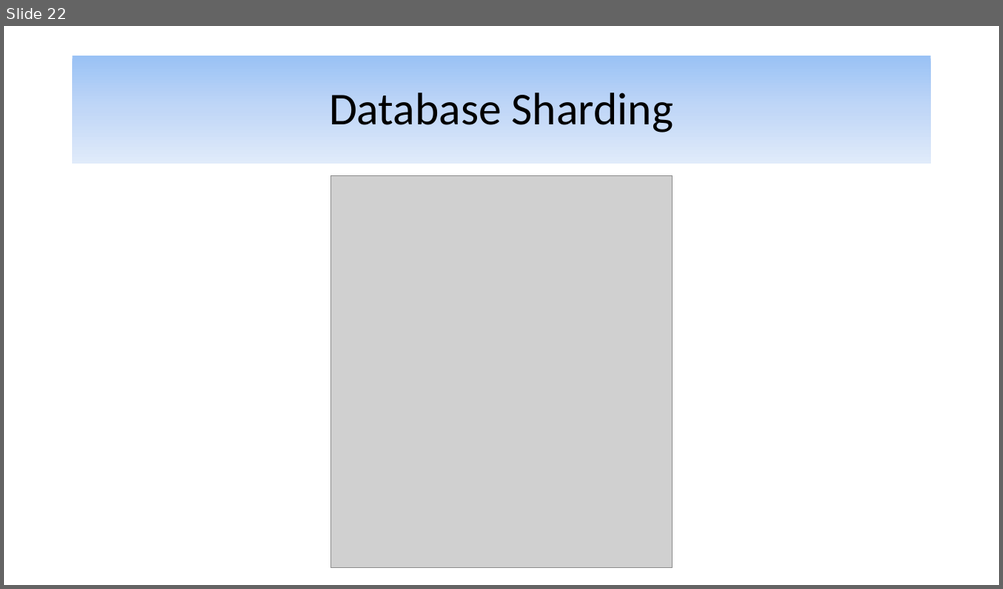
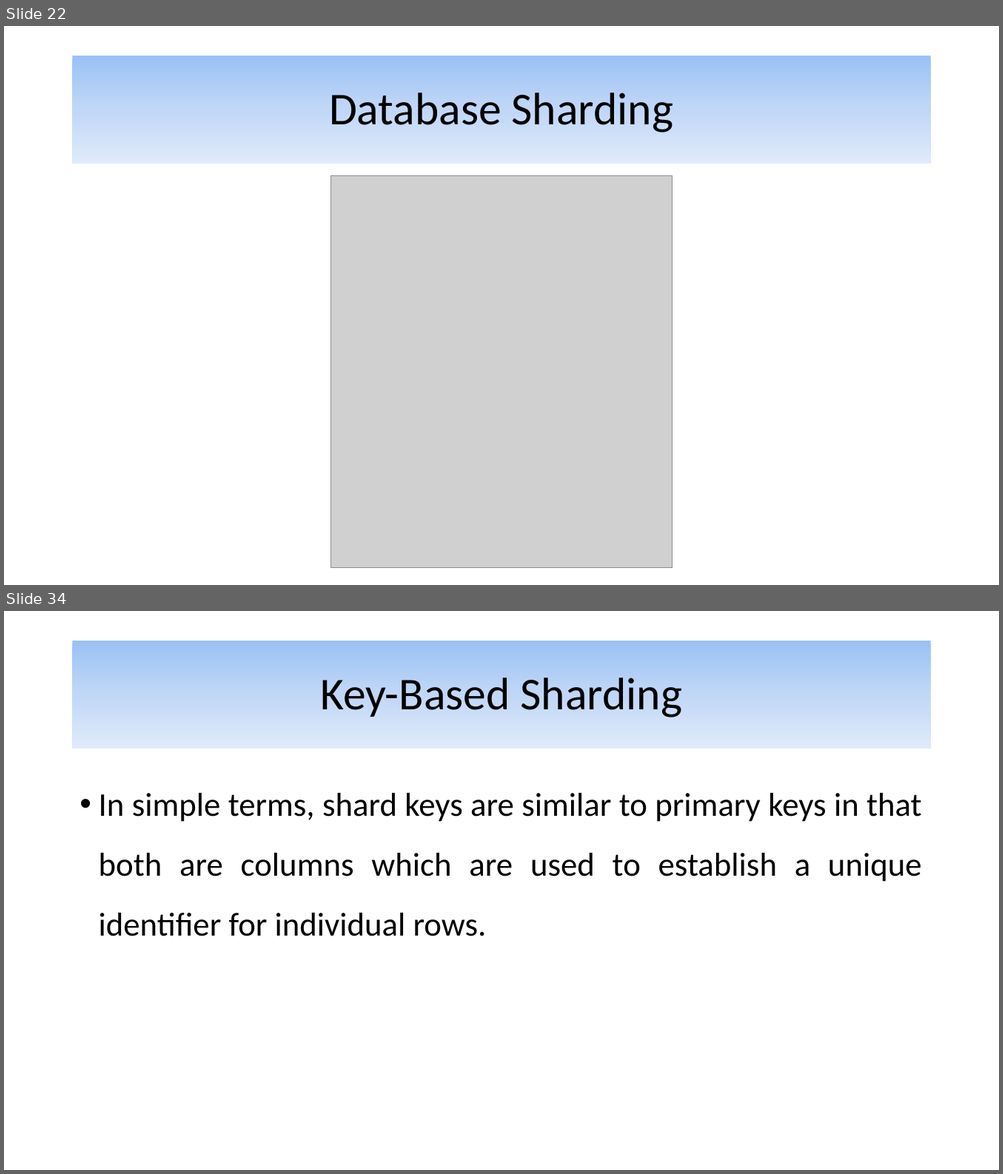
Before and after one commit to alijfri99/presentations, a slide deck: Advanced DBMS Presentation.pptx. Shown one above the other, each under a label of ours: slide 22 before the commit, slides 22 and 34 after it; the slides between them are not shown. The pictures are 1003x589 and 1003x1174 pixels, drawn with LibreOffice and Linux fonts; fonts in the diff are those of the drawing; grey boxes stand for pictures. Boxes give left, top, right and bottom in pixels: in the first picture for what was removed or moved away, otherwise in the second. Text is boxed around its words. In the diff, an @@ line names an element or a change of style, - is before the commit and + after.

Commit message:
Finished key-based sharding

```diff
--- a/Advanced DBMS Presentation.pptx
+++ b/Advanced DBMS Presentation.pptx
@@ slide 34 added at box(4, 611, 999, 1170), background #FFFFFF @@
@@ title added at box(73, 641, 930, 749), fill gradient #9AC3F5 to #C2D8F8 to #E1EBFB, 44 pt, text #000000 @@
+Key-Based Sharding
@@ text added at box(99, 793, 922, 937), 32 pt, text #000000 @@
+• In simple terms, shard keys are similar to primary keys in that both are columns which are used to establish a unique identifier for individual rows.
```
Also in this commit, not shown: 12 other slides added, 1 slide removed.
